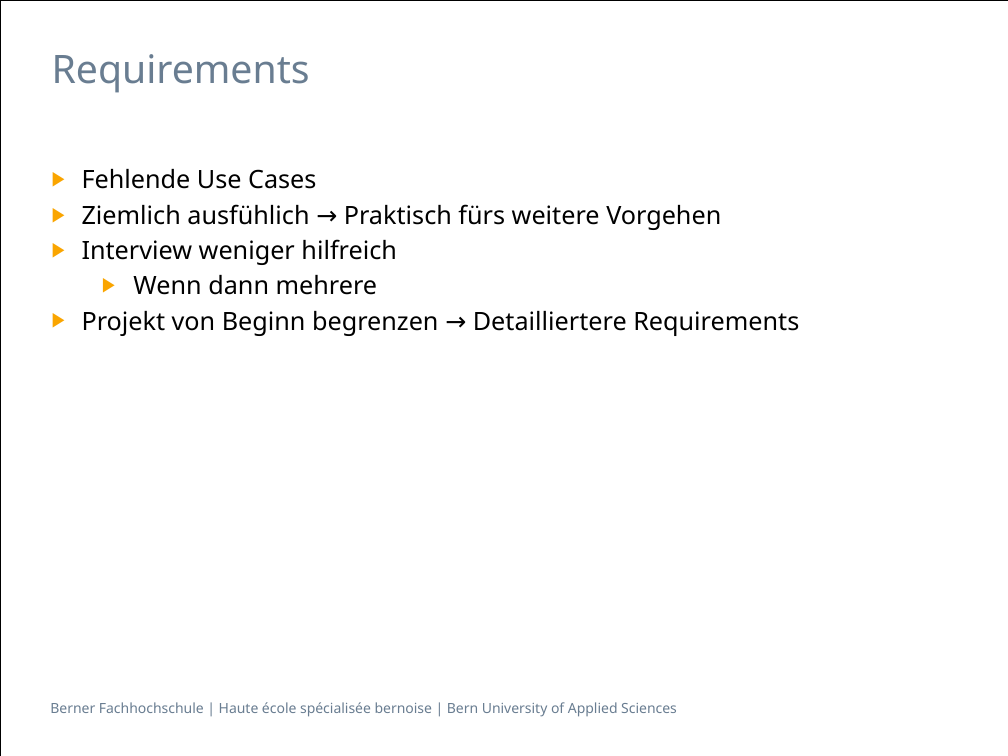
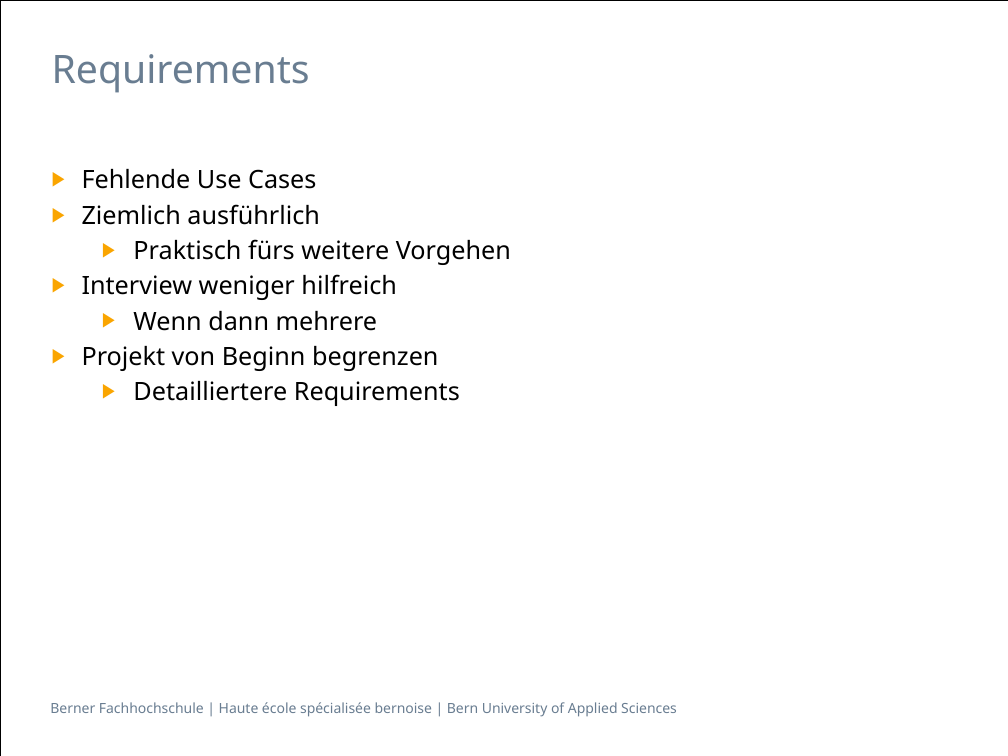
Before and after one commit to isels1/ch.bfh.btx8081.w2015.blue, a slide deck: slide 12 of doc/task14/Task14.pptx. Drawn at 1008x756 pixels with LibreOffice and Linux fonts; fonts in the diff are those of the drawing. Boxes give left, top, right and bottom in pixels: in the first picture for what was removed or moved away, otherwise in the second. Text is boxed around its words. In the diff, an @@ line names an element or a change of style, - is before the commit and + after.

```diff
--- a/doc/task14/Task14.pptx
+++ b/doc/task14/Task14.pptx
@@ text at (82, 204, 511, 265): text changed @@
-▶ Ziemlich ausfühlich → Praktisch fürs weitere Vorgehen
+▶ Ziemlich ausführlich
+  ▶ Praktisch fürs weitere Vorgehen
@@ text at (82, 346, 460, 406): text changed @@
-▶ Projekt von Beginn begrenzen → Detailliertere Requirements
+▶ Projekt von Beginn begrenzen
+  ▶ Detailliertere Requirements
```
Also in this commit, not shown: 4 other slides changed.
